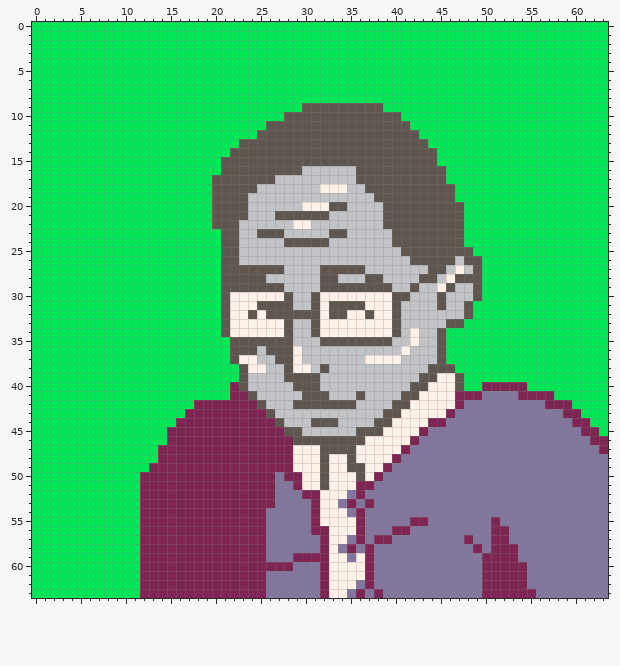
Pixel-art sprite: dev/assets/p_peter.png. The first picture shows the starting point.
The file is 64x64 pixels.
And afterwards:
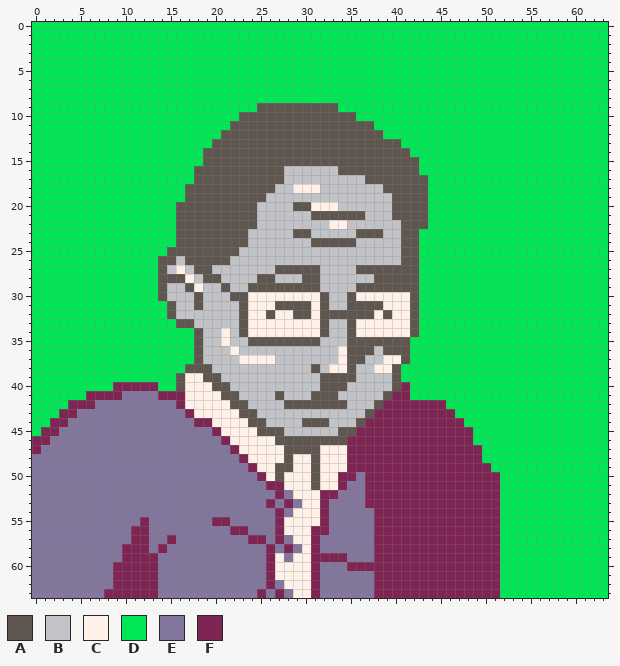
Palette (. is transparent): A #5f574f  B #c2c3c7  C #fff1e8  D #00e756  E #83769c  F #7e2553
Change:
Changed rows in their new state; - is an unchanged pixel.
first column x 0:
 9 -------------------------AAAAA----DDDDD-------------------------
10 -----------------------AAAAA--------DDDDD-----------------------
11 ----------------------AAAA------------DDDD----------------------
12 ---------------------AAAA--------------DDDD---------------------
13 --------------------AAA------------------DDD--------------------
14 -------------------AAA--------------------DDD-------------------
15 -------------------AA----------------------DD-------------------
16 ------------------AAA-------BB----AA-------DDD------------------
17 ------------------AA-------A--------B-------DD------------------
18 -----------------AAA-----AA--CCCBBB--BB-----DDD-----------------
19 -----------------AAA----AA------------BB----DDD-----------------
20 ----------------AAAA----A----AA--CB----B----DDDD----------------
21 ----------------AAAA----A--BBBB--AAAA--B----DDDD----------------
22 ----------------AAAA---AA----BB--CC----BB---DDDD----------------
23 ----------------AAAAA--A-BBB-AA--BB-AAA-B--DDDDD----------------
24 ----------------AAAAA--A----BBB--AAA----B--DDDDD----------------
25 ---------------AAAAAA----------------------DDDDDD---------------
26 --------------AABAAAA-B------------------A-DDDDDDD--------------
27 --------------ABCBAABBBBBBB-AAAABBBB-AAAAAADDDDDDD--------------
28 --------------AAACBAABBBB-A---AABB---B-AAAADDDDDDD--------------
29 --------------ABBACBB-BB----AAAABBBB----AA-DDDDDDD--------------
30 --------------ABBBABBBAA----CCCCABBA----CCADDDDDDD--------------
31 ---------------ABBABBBBA-CC--AACABB--AA-CCADDDDDD---------------
32 ---------------ABBBBBBBAC--CC--CA--AA--ACCADDDDDD---------------
33 ----------------AABBBBBA----CCCCABBA----CCADDDDD----------------
34 ------------------ABBCBA----CCCCABBA----CCADDD------------------
35 ------------------ABBCBB-----AAABBB-----AADDDD------------------
36 ------------------ABBBCBB-BBBB----CAAA-AAADDDD------------------
37 ------------------ABBBB--CCBBB----CAABB--ADDDD------------------
38 -----------------AAABBBBBB--BBBABCCA--CCADDDDDD-----------------
39 ----------------ACCAABBB----BBBBAAAA----ADDDDDDD----------------
40 ---------FFFFF--ACCCAABB-----BBBAAA-----AFDDDDDD--DDDDD---------
41 ------FFFFEEEEFFFCCCCAABB--A--B--A--B--AFFDDDDDDDDDDDDDDDD------
42 ----FFFEEEEEEEEEFCCCCCAABB--A------B--AFFFFFFFDDDDDDDDDDDDDD----
43 ---FFEEEEEEEEEEEE-CCCCCAABB----------AFFFFFFFF-DDDDDDDDDDDDDD---
44 --FFEEEEEEEEEEEEEE--CCCCAABB--A--B--AFFFFFFF--FFDDDDDDDDDDDDDD--
45 -FFEEEEEEEEEEEEEEEEE-CCCCAAABB----AAFFFFFFF-FFFFFDDDDDDDDDDDDDD-
46 FFEEEEEEEEEEEEEEEEEEE-CCCCCAA------FFFFFFF-FFFFFFDDDDDDDDDDDDDDD
47 FEEEEEEEEEEEEEEEEEEEEE-CCCCCAAAACCCFFFFFF-FFFFFFFFDDDDDDDDDDDDDD
48 EEEEEEEEEEEEEEEEEEEEEEE-CCCCA--AC--FFFFF-FFFFFFFFFDDDDDDDDDDDDDD
49 EEEEEEEEEEEEEEEEEEEEEEEE-CCAA--AC--FFFF-FFFFFFFFFFFDDDDDDDDDDDDD
50 EEEEEEEEEEEEEEEEEEEEEEEEE-CACC-AC-FFEF-FFFFFFFFFFFFFDDDDDDDDDDDD
51 EEEEEEEEEEEEEEEEEEEEEEEEEE-FCC-AC-FEE-FFFFFFFFFFFFFFDDDDDDDDDDDD
52 EEEEEEEEEEEEEEEEEEEEEEEEEEEF-CCCFFE-EFFFFFFFFFFFFFFFDDDDDDDDDDDD
53 EEEEEEEEEEEEEEEEEEEEEEEEEE--F-CCFE-E--FFFFFFFFFFFFFFDDDDDDDDDDDD
54 EEEEEEEEEEEEEEEEEEEEEEEEEE-F-CCCFEE-E-FFFFFFFFFFFFFFDDDDDDDDDDDD
55 EEEEEEEEEEEE-EEEEEEE--EEEE-FCCCCFEEEE-FFFF--FFFFFFF-DDDDDDDDDDDD
56 EEEEEEEEEEEF-EEEEEEEEE--EE-FCCC--EEEE-FF--FFFFFFFFF-DDDDDDDDDDDD
57 EEEEEEEEEEEF-EE-EEEEEEEE---F-CCFEEE-E---FFFFFFFF-FF-DDDDDDDDDDDD
58 EEEEEEEEEEFF-E-EEEEEEEEEEEF-F-CFEE-E-EFFFFFFFFFFF-F-DDDDDDDDDDDD
59 EEEEEEEEEEFF--EEEEEEEEEEEEFC-CC--FF-EEFFFFFFFFFFFF--DDDDDDDDDDDD
60 EEEEEEEEEFFF--EEEEEEEEEEEE-CCCCFEEEFF-FFFFFFFFFFFF--DDDDDDDDDDDD
61 EEEEEEEEEFFF--EEEEEEEEEEEEFCCCCFEEEEEEFFFFFFFFFFFF--DDDDDDDDDDDD
62 EEEEEEEEEFFF--EEEEEEEEEEEEF-CCCFEEEE-EFFFFFFFFFFFF--DDDDDDDDDDDD
63 EEEEEEEEFFFF--EEEEEEEEEEE--F-CCFEEE-E--FFFFFFFFFFF--DDDDDDDDDDDD
Where, in picture pixels (left, top, right, bottom), the same in both pictures:
changed: (32, 103, 608, 598)
